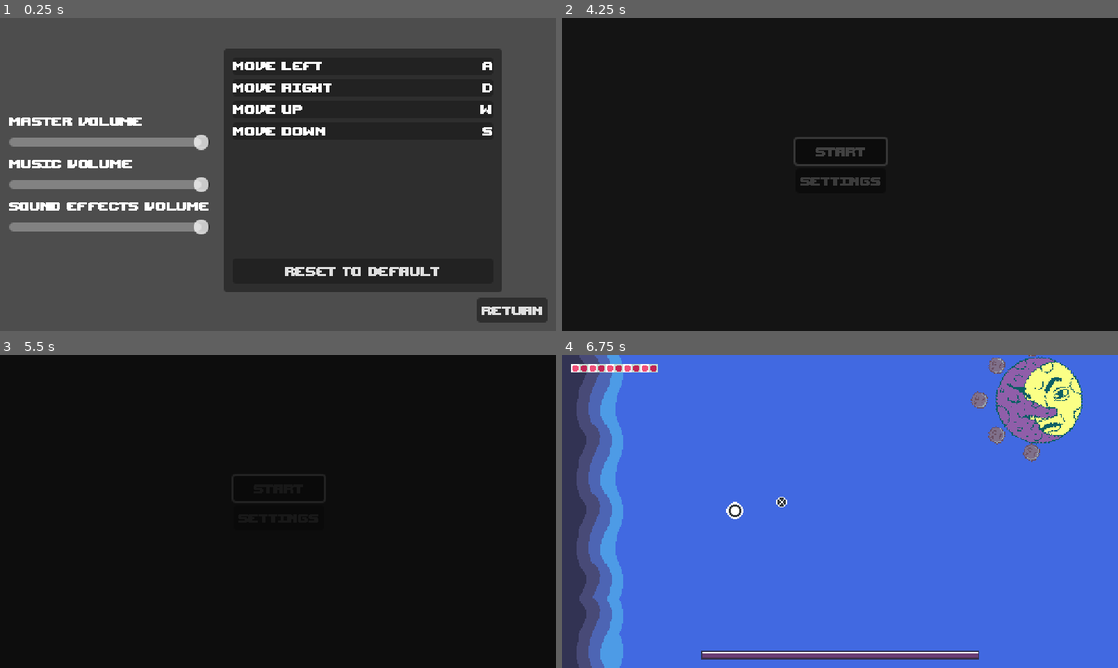
Above: before the commit, frames 1-4 (two rows, left to right).
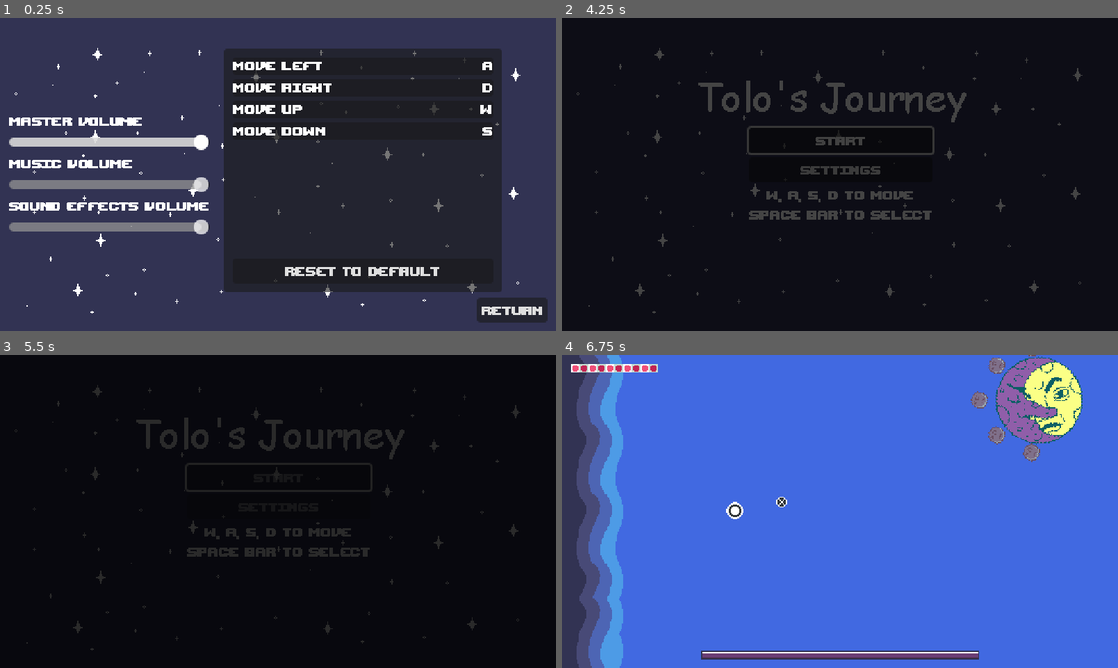
Above: after the commit, the same moments.

Repository: Amanda-Furtado/Bullet-Hell-Jam-5
Game: Godot game, scene res://Game/User Interface/SettingMenu.tscn
Two runs of this game, one before a commit and one after it. Both use one fixed random seed, a clock stepped at 60 frames per second and the inputs below. This scene is started directly instead of the project's main scene.
Inputs (mouse positions are in pixels of both pictures, inside the frame that each line leads up to):
- Up to frame 1 (0.25 s): no input
- Up to frame 2 (4.25 s): click (923, 64) at 0.52 s; click (923, 86) at 1.27 s; click (923, 108) at 2.02 s; click (923, 130) at 2.77 s; click "Return" at 3.5 s
- Up to frame 3 (5.5 s): click "START" at 4.25 s; click "START" at 5 s
- Up to frame 4 (6.75 s): tap Enter at 5.75 s; move the mouse to (962, 495) at 5.77 s; hold D (right_key) 5.78-6.5 s; click (962, 495) at 5.85 s; drag from (728, 527) to (1056, 426) at 6.52 s

The runs differ from the first frame. In frame 1, 57% of the frame differs, in the area x 0-100%, y 0-100%; in frame 2, 4.3%; in frame 3, 3.1%; in frame 4, nothing differs.

Commit message:
menus menus

Diff:
--- a/Game/User Interface/GameOverMenu.tscn
+++ b/Game/User Interface/GameOverMenu.tscn
@@ -1,6 +1,8 @@
-[gd_scene load_steps=2 format=3 uid="uid://dc1577qcp3rxm"]
+[gd_scene load_steps=4 format=3 uid="uid://dc1577qcp3rxm"]
 
 [ext_resource type="Script" path="res://Game/User Interface/GameOverMenu.gd" id="1_y7eaq"]
+[ext_resource type="Texture2D" uid="uid://cnht8sulglcj0" path="res://Assets/Backgrounds/PH/color_bg.png" id="2_toilq"]
+[ext_resource type="Texture2D" uid="uid://s5ln8im8xbky" path="res://Assets/Backgrounds/PH/stars_bg.png" id="3_71hel"]
 
 [node name="GameOverMenu" type="Control"]
 process_mode = 3
@@ -11,6 +13,16 @@
 grow_horizontal = 2
 grow_vertical = 2
 script = ExtResource("1_y7eaq")
+
+[node name="TextureRect" type="TextureRect" parent="."]
+offset_right = 512.0
+offset_bottom = 288.0
+texture = ExtResource("2_toilq")
+
+[node name="TextureRect2" type="TextureRect" parent="."]
+offset_right = 512.0
+offset_bottom = 288.0
+texture = ExtResource("3_71hel")
 
 [node name="RestartButton" type="Button" parent="."]
 unique_name_in_owner = true
--- a/Game/User Interface/NextLevelMenu.tscn
+++ b/Game/User Interface/NextLevelMenu.tscn
@@ -1,6 +1,8 @@
-[gd_scene load_steps=2 format=3 uid="uid://cjmdhblarenrq"]
+[gd_scene load_steps=4 format=3 uid="uid://cjmdhblarenrq"]
 
 [ext_resource type="Script" path="res://Game/User Interface/NextLevelMenu.gd" id="1_j81mo"]
+[ext_resource type="Texture2D" uid="uid://cnht8sulglcj0" path="res://Assets/Backgrounds/PH/color_bg.png" id="2_qinnh"]
+[ext_resource type="Texture2D" uid="uid://s5ln8im8xbky" path="res://Assets/Backgrounds/PH/stars_bg.png" id="3_r2ntt"]
 
 [node name="NextLevelMenu" type="Control"]
 process_mode = 3
@@ -11,6 +13,18 @@
 grow_horizontal = 2
 grow_vertical = 2
 script = ExtResource("1_j81mo")
+
+[node name="TextureRect" type="TextureRect" parent="."]
+layout_mode = 0
+offset_right = 512.0
+offset_bottom = 288.0
+texture = ExtResource("2_qinnh")
+
+[node name="TextureRect2" type="TextureRect" parent="."]
+layout_mode = 0
+offset_right = 40.0
+offset_bottom = 40.0
+texture = ExtResource("3_r2ntt")
 
 [node name="NextLevelButton" type="Button" parent="."]
 unique_name_in_owner = true
--- a/Game/User Interface/Scripts/SettingMenu.gd
+++ b/Game/User Interface/Scripts/SettingMenu.gd
@@ -5,6 +5,11 @@
 @onready var button_audio = $ButtonAudio
 @onready var music = $Music
 
+@onready var master_audio_slider = $MarginContainer/HBoxContainer/AudioContainer/MasterAudioSlider
+
+
+func _ready() -> void:
+	master_audio_slider.grab_focus()
 
 func _on_return_button_pressed():
 	SceneManager.load_new_scene(main_menu.resource_path)
--- a/Game/User Interface/SettingMenu.tscn
+++ b/Game/User Interface/SettingMenu.tscn
@@ -1,8 +1,10 @@
-[gd_scene load_steps=6 format=3 uid="uid://tahgd141x81n"]
+[gd_scene load_steps=8 format=3 uid="uid://tahgd141x81n"]
 
 [ext_resource type="Script" path="res://Game/User Interface/Scripts/HSlider.gd" id="1_mena6"]
 [ext_resource type="Script" path="res://Game/User Interface/Scripts/SettingMenu.gd" id="1_ycsvf"]
 [ext_resource type="PackedScene" uid="uid://bt2huu5365yah" path="res://Game/User Interface/InputSettings.tscn" id="2_hp85i"]
+[ext_resource type="Texture2D" uid="uid://cnht8sulglcj0" path="res://Assets/Backgrounds/PH/color_bg.png" id="2_pa8py"]
+[ext_resource type="Texture2D" uid="uid://s5ln8im8xbky" path="res://Assets/Backgrounds/PH/stars_bg.png" id="3_lbfm2"]
 [ext_resource type="AudioStream" uid="uid://duwphl22db3o2" path="res://Music and Sounds/Sound Effects/explosion1.mp3" id="4_yqeur"]
 [ext_resource type="AudioStream" uid="uid://bgbdnmrx20ga4" path="res://Music and Sounds/Musics/StartMenu.mp3" id="5_acegc"]
 
@@ -14,6 +16,18 @@
 grow_horizontal = 2
 grow_vertical = 2
 script = ExtResource("1_ycsvf")
+
+[node name="TextureRect" type="TextureRect" parent="."]
+layout_mode = 0
+offset_right = 512.0
+offset_bottom = 288.0
+texture = ExtResource("2_pa8py")
+
+[node name="TextureRect2" type="TextureRect" parent="."]
+layout_mode = 0
+offset_right = 512.0
+offset_bottom = 288.0
+texture = ExtResource("3_lbfm2")
 
 [node name="MarginContainer" type="MarginContainer" parent="."]
 layout_mode = 1
@@ -34,6 +48,8 @@
 layout_mode = 2
 size_flags_horizontal = 4
 size_flags_vertical = 4
+focus_next = NodePath("../InputSettings")
+focus_previous = NodePath("../ReturnButton")
 alignment = 1
 
 [node name="MasterAudioLabel" type="Label" parent="MarginContainer/HBoxContainer/AudioContainer"]
@@ -77,12 +93,16 @@
 layout_mode = 2
 size_flags_horizontal = 6
 size_flags_vertical = 4
+focus_next = NodePath("../ReturnButton")
+focus_previous = NodePath("../AudioContainer")
 
 [node name="ReturnButton" type="Button" parent="MarginContainer/HBoxContainer"]
 unique_name_in_owner = true
 custom_minimum_size = Vector2(64, 0)
 layout_mode = 2
 size_flags_vertical = 8
+focus_next = NodePath("../AudioContainer")
+focus_previous = NodePath("../InputSettings")
 text = "Return"
 
 [node name="ButtonAudio" type="AudioStreamPlayer" parent="."]
--- a/Game/User Interface/StartMenu.tscn
+++ b/Game/User Interface/StartMenu.tscn
@@ -1,10 +1,11 @@
-[gd_scene load_steps=6 format=3 uid="uid://dveig3qs3d6o7"]
+[gd_scene load_steps=7 format=3 uid="uid://dveig3qs3d6o7"]
 
 [ext_resource type="Script" path="res://Game/User Interface/Scripts/StartMenu.gd" id="1_43uim"]
 [ext_resource type="PackedScene" uid="uid://dmafyevf4c6fj" path="res://Game/Worlds/TheMoonLevel.tscn" id="2_xm04w"]
 [ext_resource type="PackedScene" uid="uid://tahgd141x81n" path="res://Game/User Interface/SettingMenu.tscn" id="3_1skdg"]
 [ext_resource type="AudioStream" uid="uid://n3uau84lk7mu" path="res://Music and Sounds/Sound Effects/blip1.mp3" id="3_3w27u"]
 [ext_resource type="AudioStream" uid="uid://bgbdnmrx20ga4" path="res://Music and Sounds/Musics/StartMenu.mp3" id="4_nrqne"]
+[ext_resource type="Texture2D" uid="uid://odvyy1yo4cks" path="res://Assets/Backgrounds/PH/start_menu_bg.png" id="6_gfcb7"]
 
 [node name="StartMenu" type="Control"]
 layout_mode = 3
@@ -16,6 +17,10 @@
 script = ExtResource("1_43uim")
 first_level = ExtResource("2_xm04w")
 settings_scene = ExtResource("3_1skdg")
+
+[node name="Sprite2D" type="Sprite2D" parent="."]
+position = Vector2(256, 144)
+texture = ExtResource("6_gfcb7")
 
 [node name="VBoxContainer" type="VBoxContainer" parent="."]
 layout_mode = 1
@@ -47,6 +52,13 @@
 layout_mode = 2
 text = "QUIT"
 
+[node name="commands" type="Label" parent="VBoxContainer"]
+layout_mode = 2
+text = "W, A, S, D to move
+space bar to select"
+horizontal_alignment = 1
+vertical_alignment = 1
+
 [node name="ButtonAudio" type="AudioStreamPlayer" parent="."]
 stream = ExtResource("3_3w27u")
 mix_target = 2
